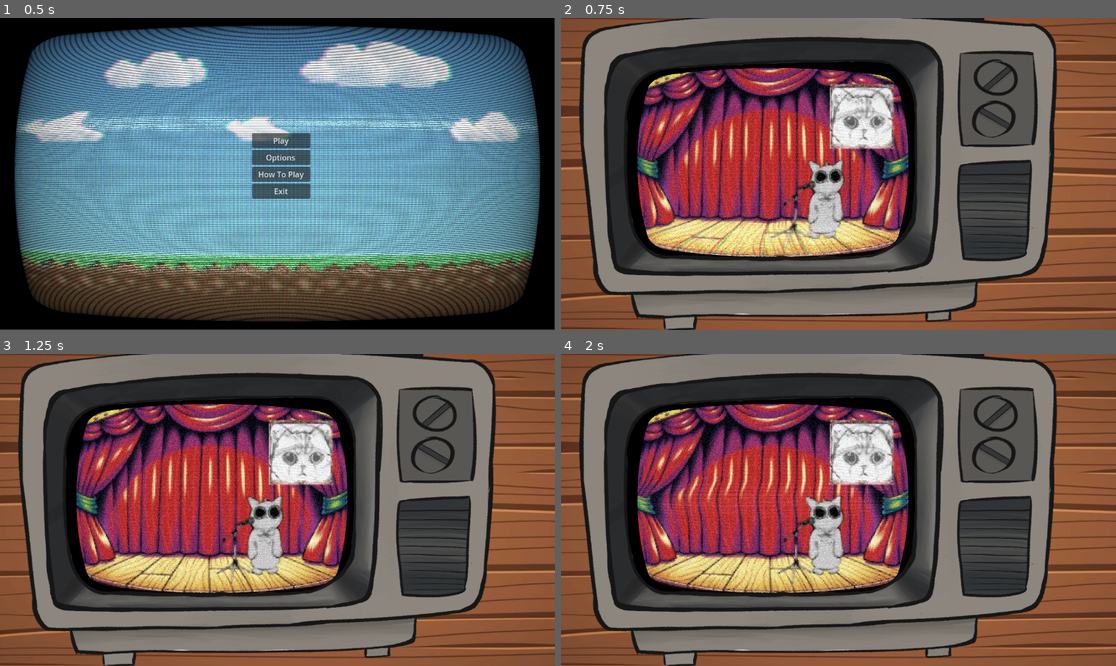
Above: before the commit, frames 1-4 (two rows, left to right).
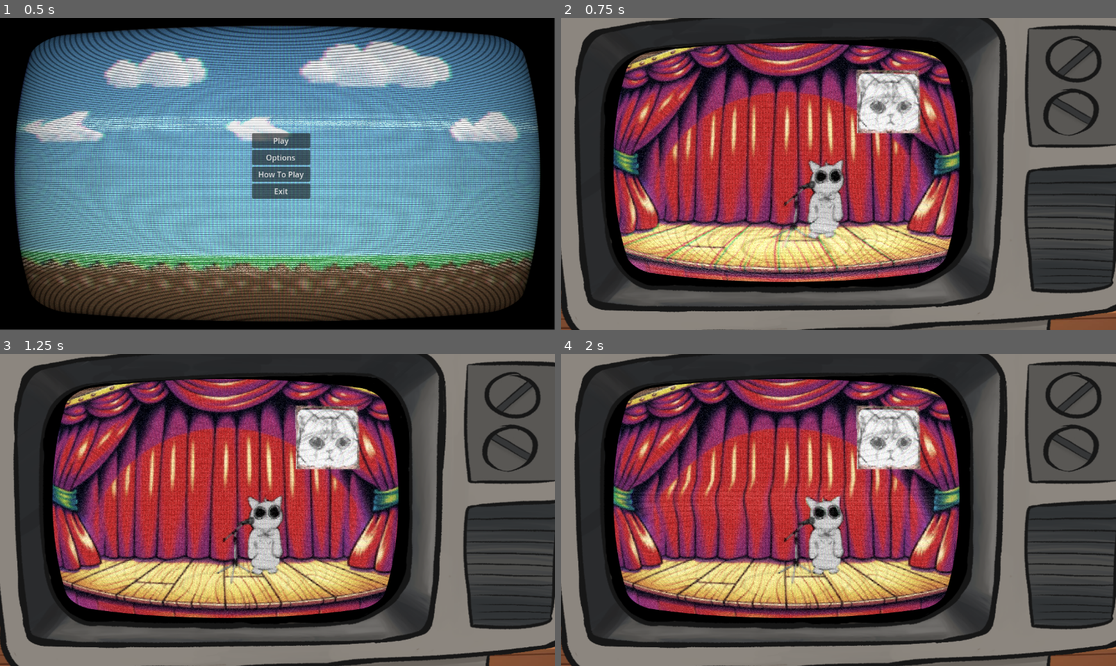
Above: after the commit, the same moments.

Repository: cleverman88/sos
Game: Godot game, scene res://Scenes/menu.tscn
Same seed, same stepped clock (60 frames per second), same inputs: the game is played once before the commit and once after it. Sound files missing from this copy of the repository are replaced by a short silence.
Inputs:
- Up to frame 1 (0.5 s): no input
- Up to frame 2 (0.75 s): click "Play" at 0.5 s
- Up to frame 3 (1.25 s): no input
- Up to frame 4 (2 s): tap Enter at 1.25 s; hold Right (ui_right) from 1.28 s (still down)

Frame 1 is identical in both runs. In frame 2, 85% of the frame differs, in the area x 0-100%, y 0-100%; in frame 3, 84%; in frame 4, 85%.

Commit message:
vfhsdfsfdsdsk

Diff:
--- a/Scenes/main_game.tscn
+++ b/Scenes/main_game.tscn
@@ -137,8 +137,8 @@
 texture = ExtResource("2_wb45q")
 
 [node name="Optionsbackground" type="Sprite2D" parent="."]
-position = Vector2(340, 436)
-scale = Vector2(0.632812, 0.523438)
+position = Vector2(372, 420)
+scale = Vector2(0.835938, 0.632813)
 texture = ExtResource("8_lbuex")
 
 [node name="MarginContainer" type="MarginContainer" parent="."]
@@ -160,7 +160,7 @@
 script = ExtResource("5_k03vn")
 
 [node name="spawn" type="Marker2D" parent="." groups=["spawn"]]
-position = Vector2(224, 480)
+position = Vector2(96, 337)
 script = ExtResource("4_0fhsn")
 
 [node name="hit_1" type="AudioStreamPlayer2D" parent="spawn"]
@@ -202,7 +202,7 @@
 position = Vector2(376, 576)
 
 [node name="Lives" type="Node2D" parent="." groups=["life"]]
-position = Vector2(-464, 216)
+position = Vector2(-408, 184)
 script = ExtResource("3_be1sy")
 
 [node name="Medium" type="Sprite2D" parent="Lives"]
@@ -227,8 +227,8 @@
 
 [node name="MediumBoom" type="Sprite2D" parent="Lives"]
 modulate = Color(1, 1, 1, 0)
-position = Vector2(812, 228)
-scale = Vector2(2.34375, 1.65182)
+position = Vector2(792, 252)
+scale = Vector2(3.375, 2.23482)
 texture = ExtResource("9_ogq6v")
 
 [node name="AnimationPlayer" type="AnimationPlayer" parent="Lives/MediumBoom"]
@@ -243,8 +243,8 @@
 
 [node name="BadBoom" type="Sprite2D" parent="Lives"]
 modulate = Color(1, 1, 1, 0)
-position = Vector2(820, 228)
-scale = Vector2(2.29885, 1.53125)
+position = Vector2(780, 256)
+scale = Vector2(3.27969, 2.0625)
 texture = ExtResource("9_raivj")
 
 [node name="AnimationPlayer" type="AnimationPlayer" parent="Lives/BadBoom"]
@@ -254,10 +254,10 @@
 
 [node name="ColorRect" type="ColorRect" parent="."]
 material = SubResource("ShaderMaterial_wllg1")
-offset_left = 40.0
-offset_top = 232.0
-offset_right = 648.0
-offset_bottom = 656.0
+offset_left = -16.0
+offset_top = 176.0
+offset_right = 760.0
+offset_bottom = 712.0
 color = Color(0.854902, 0.156863, 0.286275, 1)
 script = ExtResource("19_xs4la")
 
@@ -308,8 +308,8 @@
 text = "Exit"
 
 [node name="Tv" type="Sprite2D" parent="."]
-position = Vector2(467.18, 425)
-scale = Vector2(0.917839, 0.79429)
+position = Vector2(536, 430)
+scale = Vector2(1.16865, 1.01092)
 texture = ExtResource("23_lsjqg")
 
 [connection signal="area_shape_entered" from="missed" to="spawn" method="_on_missed_area_shape_entered"]
